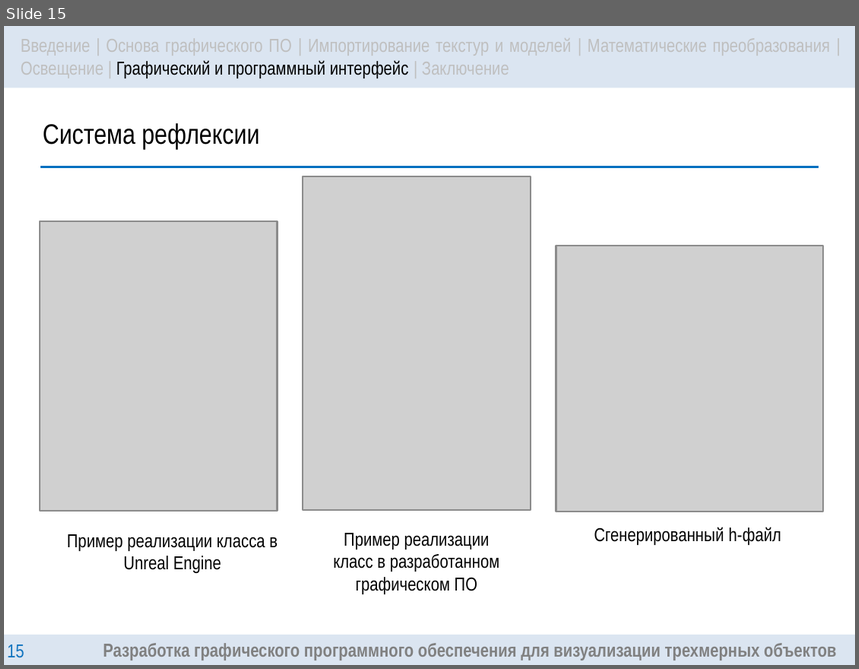
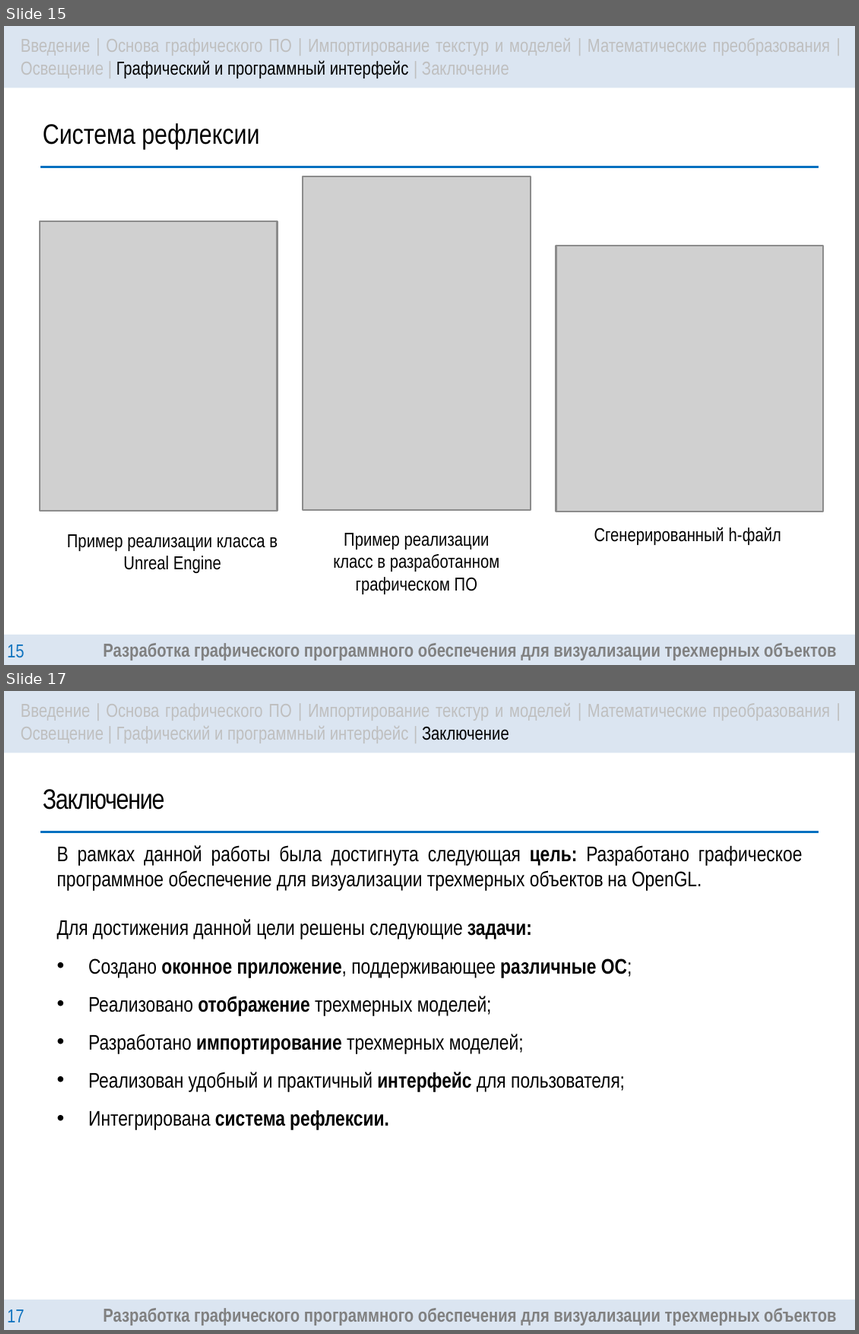
Before and after one commit to DanielDaVinci/Diploma, a slide deck: Diploma/presentation/Presentation.pptx. Shown one above the other, each under a label of ours: slide 15 before the commit, slides 15 and 17 after it; the slides between them are not shown. The pictures are 859x669 and 859x1334 pixels, drawn with LibreOffice and Linux fonts; fonts in the diff are those of the drawing; grey boxes stand for pictures. Boxes give left, top, right and bottom in pixels: in the first picture for what was removed or moved away, otherwise in the second. Text is boxed around its words. In the diff, an @@ line names an element or a change of style, - is before the commit and + after.

```diff
--- a/Diploma/presentation/Presentation.pptx
+++ b/Diploma/presentation/Presentation.pptx
@@ slide 17 added at (x1=4, y1=691, x2=855, y2=1330), background #FFFFFF @@
@@ rectangle added at (x1=4, y1=691, x2=855, y2=753), fill #4F81BD at 20% opacity, 8 pt, text #BFBFBF @@
+Введение | Основа графического ПО | Импортирование текстур и моделей | Математические преобразования | Освещение | Графический и программный интерфейс | Заключение
@@ text added at (x1=43, y1=789, x2=165, y2=810), 12 pt, text #000000 @@
+Заключение
@@ line added from (41, 833) to (819, 833), #0070C0 0.75 pt @@
@@ text added at (x1=57, y1=845, x2=803, y2=1130), 9 pt, text #000000 @@
+В рамках данной работы была достигнута следующая цель: Разработано графическое программное обеспечение для визуализации трехмерных объектов на OpenGL.
+Для достижения данной цели решены следующие задачи:
+• Создано оконное приложение, поддерживающее различные ОС;
+• Реализовано отображение трехмерных моделей;
+• Разработано импортирование трехмерных моделей;
+• Реализован удобный и практичный интерфейс для пользователя;
+• Интегрирована система рефлексии.
@@ rectangle added at (x1=4, y1=1299, x2=855, y2=1329), fill #4F81BD at 20% opacity, 8 pt, text #808080, bold @@
+Разработка графического программного обеспечения для визуализации трехмерных объектов
@@ page number added at (x1=7, y1=1310, x2=24, y2=1323), 8 pt, text #0070C0 @@
+17
```
Also in this commit, not shown: 11 slides changed, 1 slide removed.
